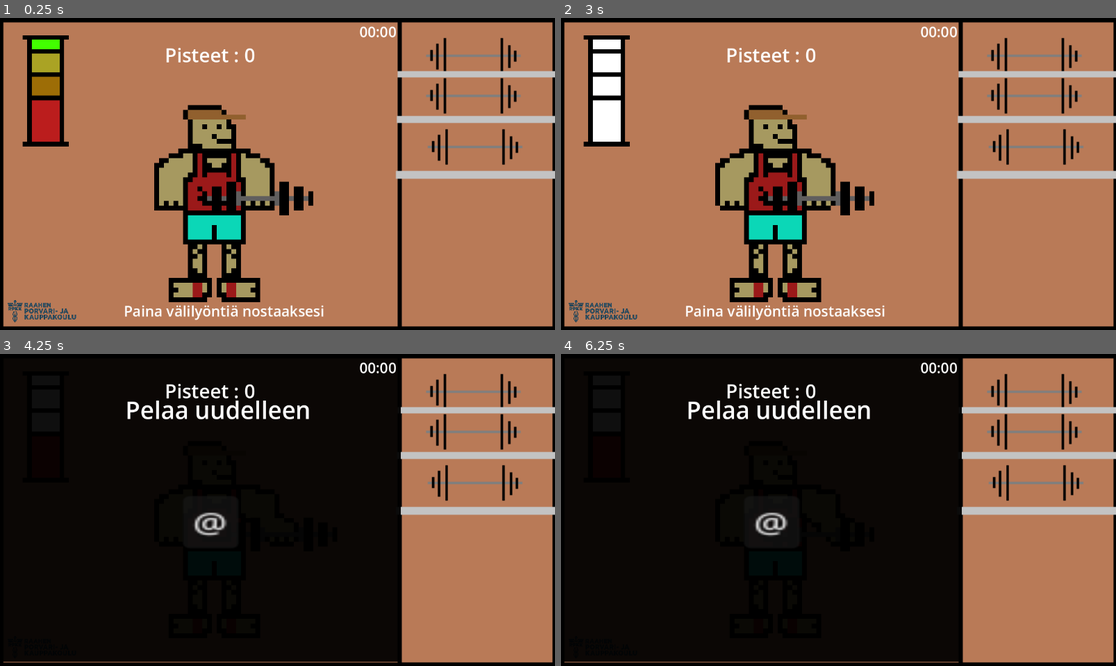
Above: before the commit, frames 1-4 (two rows, left to right).
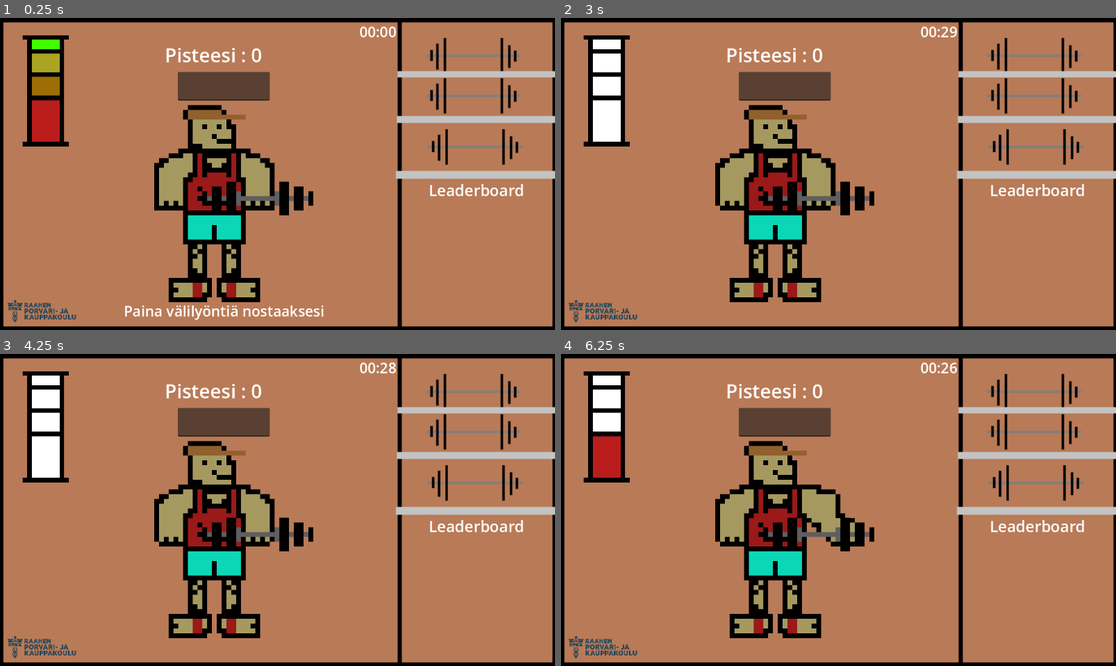
Above: after the commit, the same moments.

Repository: hiekkas/SaliPeli
Game: Godot game, scene res://Peliaa/tausta.tscn
Two runs of this game, one before a commit and one after it. Both use one fixed random seed, a clock stepped at 60 frames per second and the inputs below. Before the commit the project starts from res://tausta.tscn.
Inputs (mouse positions are in pixels of both pictures, inside the frame that each line leads up to):
- Up to frame 1 (0.25 s): no input
- Up to frame 2 (3 s): click (788, 314) at 0.5 s; click (788, 314) at 1.25 s; click (788, 314) at 2 s; hold Space (Nosto) from 2.78 s (still down)
- Up to frame 3 (4.25 s): tap Enter at 3.5 s; release Space (Nosto) at 3.53 s; tap Space (Nosto) at 3.6 s
- Up to frame 4 (6.25 s): click (771, 522) at 4.25 s, where only the run before the commit has a clickable "@"; hold Space (Nosto) 5.03-5.78 s; tap Space (Nosto) at 5.85 s

The runs differ from the first frame. In frame 1, 2.0% of the frame differs, in the area x 32-95%, y 9-58%; in frame 2, 2.6%; in frame 3, 65%, in the area x 0-95%, y 1-99%; in frame 4, 65%.

Commit message:
Päivitetty (Puuttuu highscore)

Diff:
--- a/Control.gd
+++ b/Peliaa/Control.gd
@@ -1,7 +1,10 @@
 extends Control
+
 @onready var Vbox = $UII/VBoxContainer
 @onready var color = $ColorRect
 @onready var väli = $"../Points Text/Label"
+
+
 signal gameover
 
 func show_gameover():
@@ -9,13 +12,11 @@
 	$ColorRect.show()
 
 func _on_button_pressed():
-
 	emit_signal("gameover")
 	get_tree().reload_current_scene()
 	Vbox.hide()
 	color.hide()
 
-
 func _on_timo_timeout():
 	Vbox.show()
 	color.show()
--- a/Points Text.gd
+++ b/Peliaa/Points Text.gd
@@ -1,6 +1,7 @@
 extends CanvasLayer
+
 
 var NostoPiste = 0
 
 func _ready():
-	$Points.text = "Pisteet : 0"
+	$Points.text = "Pisteesi : 0"
--- /dev/null
+++ b/Peliaa/SaveData.gd
@@ -0,0 +1,16 @@
+class_name SaveData extends Resource
+
+@export var high_score:int = 0
+
+const SAVE_PATH:String = "user://Salipeli_highscore_juttu.tres"
+
+func save() ->void:
+	ResourceSaver.save(self, SAVE_PATH)
+
+static func load_or_create() -> SaveData:
+	var res:SaveData
+	if FileAccess.file_exists(SAVE_PATH):
+		res = load(SAVE_PATH) as SaveData
+	else:
+		res = SaveData.new()
+	return res
--- /dev/null
+++ b/Peliaa/Ukkeli Salilla.gd
@@ -0,0 +1,68 @@
+extends Sprite2D
+
+@onready var animation_player = $AnimationPlayer
+@onready var texture_button = $"../TextureButton"
+@onready var timerlabel = $"../TIMO/Label"
+@onready var timer = $"../TIMO"
+@onready var Pistelabel = $"../Points Text/Points"
+@onready var control = $"../Control"
+@onready var Painalabel = $"../Points Text/Label"
+
+@onready var vaikeusaste = 2
+@onready var pisteet = 0
+@onready var tausta = $".."
+
+var aika = false
+var timeron = false
+var klick = 0
+
+signal gameovertime
+
+func _ready():
+	process_mode = Node.PROCESS_MODE_PAUSABLE
+	Pistelabel.text =str(pisteet)
+	animation_player.play("Idle")
+	#var high_score:int = tausta.save_data.high_score
+
+
+
+func _on_texture_button_pressed():
+	klick += 1
+	Painalabel.hide()
+	if aika == false:
+		if Input.is_action_pressed("Nosto") && klick <= 1 * vaikeusaste:
+			animation_player.play("Sali1")
+			emit_signal("gameovertime")
+		if Input.is_action_pressed("Nosto") && klick == 2 * vaikeusaste:
+			animation_player.play("Sali2")
+
+		if Input.is_action_pressed("Nosto") && klick == 3 * vaikeusaste:
+			animation_player.play("Sali3")
+
+		if Input.is_action_pressed("Nosto") && klick == 4 * vaikeusaste:
+			animation_player.play("Sali4")
+
+		if Input.is_action_pressed("Nosto") && klick == 5 * vaikeusaste:
+			animation_player.play("Sali5")
+
+		if Input.is_action_pressed("Nosto") && klick == 6 * vaikeusaste:
+			klick = 0
+			pisteet += 1
+			Pistelabel.text = "Pisteesi : " + str(pisteet)
+			if vaikeusaste <= 3:
+				vaikeusaste += 1
+
+func time_left_to_play():
+	var time_left = timer.time_left
+	var minute = floor(time_left / 60)
+	var second = int(time_left) % 60
+	return [minute, second]
+
+func _process(delta):
+	timerlabel.text = "%02d:%02d" % time_left_to_play()
+	if timeron == false and Input.is_action_pressed("Nosto"):
+		timeron = true
+		timer.start()
+
+func _on_timo_timeout():
+	aika = true
--- /dev/null
+++ b/Peliaa/tausta.gd
@@ -0,0 +1,9 @@
+extends Node2D
+
+var save_data:SaveData
+
+func _on_ukkeli_salilla_time():
+	$Control.show_gameover()
+
+func _ready():
+	save_data = SaveData.load_or_create()
--- a/tausta.tscn
+++ b/Peliaa/tausta.tscn
@@ -1,24 +1,24 @@
-[gd_scene load_steps=31 format=3 uid="uid://grws2xp23do6"]
-
-[ext_resource type="Script" path="res://tausta.gd" id="1_7ml2h"]
-[ext_resource type="Texture2D" uid="uid://cnus2ngodh2bh" path="res://Kuvat/Sali.png" id="1_sp1qs"]
-[ext_resource type="Texture2D" uid="uid://cbx8ch4pap50q" path="res://Kuvat/Idle 1.png" id="3_1vhkl"]
-[ext_resource type="Script" path="res://Ukkeli Salilla.gd" id="4_tt3rb"]
-[ext_resource type="Texture2D" uid="uid://ttugughso8kl" path="res://Kuvat/Idle 2.png" id="5_4vw61"]
-[ext_resource type="Texture2D" uid="uid://da1entnekk84p" path="res://Kuvat/Paino.png" id="6_d5awo"]
-[ext_resource type="Texture2D" uid="uid://c171m727xcxsj" path="res://Kuvat/Painon nosto 1.png" id="6_g5135"]
-[ext_resource type="Texture2D" uid="uid://cvvj2hd41161m" path="res://Kuvat/Painon nosto 2.png" id="7_7qprb"]
-[ext_resource type="Script" path="res://Points Text.gd" id="7_elu2d"]
-[ext_resource type="Texture2D" uid="uid://c4t0vmy7yr3ph" path="res://Kuvat/Painon nosto 3.png" id="8_giege"]
-[ext_resource type="Texture2D" uid="uid://d2fkvphmovu40" path="res://Kuvat/Painon nosto 4.png" id="9_fo2px"]
-[ext_resource type="Texture2D" uid="uid://cv5lyg0d6kv11" path="res://Kuvat/25.png" id="10_b8wfb"]
-[ext_resource type="Texture2D" uid="uid://5xabyxd4i1hv" path="res://Kuvat/Painon nosto 5.png" id="10_swjd5"]
-[ext_resource type="Texture2D" uid="uid://c5pwoaylimner" path="res://Kuvat/50.png" id="12_qrrif"]
-[ext_resource type="Texture2D" uid="uid://dkevkbhooam26" path="res://Kuvat/75.png" id="14_ab03q"]
-[ext_resource type="Texture2D" uid="uid://dr6a2tp485ity" path="res://Kuvat/0.png" id="14_y7s54"]
-[ext_resource type="Texture2D" uid="uid://iscjxtcyrxfg" path="res://Kuvat/Rpkk_logo-removebg-preview.png" id="15_dnp6c"]
-[ext_resource type="Texture2D" uid="uid://bc1my3dyvatst" path="res://Kuvat/Full.png" id="15_nf6xe"]
-[ext_resource type="Script" path="res://Control.gd" id="18_tqwtd"]
+[gd_scene load_steps=33 format=3 uid="uid://grws2xp23do6"]
+
+[ext_resource type="Script" path="res://Peliaa/tausta.gd" id="1_ti18t"]
+[ext_resource type="Texture2D" uid="uid://cnus2ngodh2bh" path="res://Kuvat/Sali.png" id="2_4gc2d"]
+[ext_resource type="Texture2D" uid="uid://cbx8ch4pap50q" path="res://Kuvat/Idle 1.png" id="3_ryghv"]
+[ext_resource type="Script" path="res://Peliaa/Ukkeli Salilla.gd" id="4_opxds"]
+[ext_resource type="Texture2D" uid="uid://ttugughso8kl" path="res://Kuvat/Idle 2.png" id="5_decau"]
+[ext_resource type="Texture2D" uid="uid://c171m727xcxsj" path="res://Kuvat/Painon nosto 1.png" id="6_pku4w"]
+[ext_resource type="Texture2D" uid="uid://dr6a2tp485ity" path="res://Kuvat/0.png" id="7_pwum8"]
+[ext_resource type="Texture2D" uid="uid://cvvj2hd41161m" path="res://Kuvat/Painon nosto 2.png" id="8_pmidn"]
+[ext_resource type="Texture2D" uid="uid://cv5lyg0d6kv11" path="res://Kuvat/25.png" id="9_buoaf"]
+[ext_resource type="Texture2D" uid="uid://c4t0vmy7yr3ph" path="res://Kuvat/Painon nosto 3.png" id="10_2famg"]
+[ext_resource type="Texture2D" uid="uid://c5pwoaylimner" path="res://Kuvat/50.png" id="11_bi4wt"]
+[ext_resource type="Texture2D" uid="uid://d2fkvphmovu40" path="res://Kuvat/Painon nosto 4.png" id="12_76hxt"]
+[ext_resource type="Texture2D" uid="uid://dkevkbhooam26" path="res://Kuvat/75.png" id="13_6cvaj"]
+[ext_resource type="Texture2D" uid="uid://5xabyxd4i1hv" path="res://Kuvat/Painon nosto 5.png" id="14_jphhx"]
+[ext_resource type="Texture2D" uid="uid://bc1my3dyvatst" path="res://Kuvat/Full.png" id="15_lmig1"]
+[ext_resource type="Texture2D" uid="uid://da1entnekk84p" path="res://Kuvat/Paino.png" id="16_eqh7o"]
+[ext_resource type="Script" path="res://Peliaa/Points Text.gd" id="17_3ch40"]
+[ext_resource type="Texture2D" uid="uid://iscjxtcyrxfg" path="res://Kuvat/Rpkk_logo-removebg-preview.png" id="18_8kvmi"]
+[ext_resource type="Script" path="res://Peliaa/Control.gd" id="19_dbmxv"]
 
 [sub_resource type="Animation" id="Animation_yjtoj"]
 resource_name = "Idle"
@@ -307,8 +307,16 @@
 
 [sub_resource type="Theme" id="Theme_q846e"]
 
+[sub_resource type="InputEventKey" id="InputEventKey_1q00b"]
+device = -1
+keycode = 82
+unicode = 114
+
+[sub_resource type="Shortcut" id="Shortcut_uxafh"]
+events = [SubResource("InputEventKey_1q00b")]
+
 [node name="Tausta" type="Node2D"]
-script = ExtResource("1_7ml2h")
+script = ExtResource("1_ti18t")
 
 [node name="ColorRect" type="ColorRect" parent="."]
 offset_right = 1152.0
@@ -318,15 +326,15 @@
 [node name="Tausta png" type="Sprite2D" parent="."]
 position = Vector2(0, 1)
 scale = Vector2(1.73756, 1.63198)
-texture = ExtResource("1_sp1qs")
+texture = ExtResource("2_4gc2d")
 centered = false
 
 [node name="ukkeli salilla" type="Sprite2D" parent="."]
 texture_filter = 1
 position = Vector2(600, 500)
 scale = Vector2(10, 9.96875)
-texture = ExtResource("3_1vhkl")
-script = ExtResource("4_tt3rb")
+texture = ExtResource("3_ryghv")
+script = ExtResource("4_opxds")
 
 [node name="AnimationPlayer" type="AnimationPlayer" parent="ukkeli salilla"]
 libraries = {
@@ -337,11 +345,11 @@
 texture_filter = 1
 position = Vector2(560, 390)
 scale = Vector2(10, 10)
-texture = ExtResource("6_d5awo")
+texture = ExtResource("16_eqh7o")
 offset = Vector2(0, -1)
 
 [node name="Points Text" type="CanvasLayer" parent="."]
-script = ExtResource("7_elu2d")
+script = ExtResource("17_3ch40")
 
 [node name="Points" type="Label" parent="Points Text"]
 anchors_preset = -1
@@ -354,7 +362,7 @@
 offset_right = 395.368
 offset_bottom = 40.496
 theme_override_font_sizes/font_size = 40
-text = "Pisteet : 0"
+text = "Pisteesi : 0"
 horizontal_alignment = 1
 vertical_alignment = 1
 
@@ -377,15 +385,16 @@
 texture_filter = 1
 position = Vector2(86.537, 609)
 scale = Vector2(0.345215, 0.377049)
-texture = ExtResource("15_dnp6c")
+texture = ExtResource("18_8kvmi")
 
 [node name="Bar" type="Sprite2D" parent="."]
 texture_filter = 1
 position = Vector2(114, 132)
 scale = Vector2(9.625, 9.625)
-texture = ExtResource("15_nf6xe")
+texture = ExtResource("15_lmig1")
 
 [node name="TIMO" type="Timer" parent="."]
+wait_time = 30.0
 one_shot = true
 
 [node name="Label" type="Label" parent="TIMO"]
@@ -404,45 +413,7 @@
 offset_right = 296.0
 offset_bottom = 51.0
 scale = Vector2(10.4554, 15.7605)
-script = ExtResource("18_tqwtd")
-
-[node name="UII" type="CanvasLayer" parent="Control"]
-
-[node name="VBoxContainer" type="VBoxContainer" parent="Control/UII"]
-visible = false
-anchors_preset = 8
-anchor_left = 0.5
-anchor_top = 0.5
-anchor_right = 0.5
-anchor_bottom = 0.5
-offset_left = -331.0
-offset_top = -243.0
-offset_right = 85.0
-offset_bottom = -147.0
-grow_horizontal = 2
-grow_vertical = 2
-
-[node name="Teksti" type="Label" parent="Control/UII/VBoxContainer"]
-layout_mode = 2
-theme_override_font_sizes/font_size = 50
-text = "Pelaa uudelleen"
-horizontal_alignment = 1
-vertical_alignment = 1
-
-[node name="Restart" type="Label" parent="Control/UII/VBoxContainer"]
-layout_mode = 2
-horizontal_alignment = 1
-vertical_alignment = 1
-
-[node name="Button" type="Button" parent="Control/UII/VBoxContainer/Restart"]
-layout_mode = 0
-offset_left = 135.0
-offset_top = 141.0
-offset_right = 158.0
-offset_bottom = 172.0
-scale = Vector2(5, 3.5)
-text = "@"
-icon_alignment = 1
+script = ExtResource("19_dbmxv")
 
 [node name="ColorRect" type="ColorRect" parent="Control"]
 visible = false
@@ -454,14 +425,79 @@
 offset_left = -24.0067
 offset_top = -0.507597
 offset_right = -24.0067
-offset_bottom = -0.507595
+offset_bottom = -0.507591
 grow_horizontal = 2
 grow_vertical = 2
 scale = Vector2(1.97668, 1.02105)
 theme = SubResource("Theme_q846e")
 color = Color(0, 0, 0, 0.941176)
 
+[node name="UII" type="CanvasLayer" parent="Control"]
+
+[node name="VBoxContainer" type="VBoxContainer" parent="Control/UII"]
+visible = false
+anchors_preset = 8
+anchor_left = 0.5
+anchor_top = 0.5
+anchor_right = 0.5
+anchor_bottom = 0.5
+offset_left = -341.0
+offset_top = -92.0
+offset_right = 75.0
+offset_bottom = 4.0
+grow_horizontal = 2
+grow_vertical = 2
+
+[node name="Teksti" type="Label" parent="Control/UII/VBoxContainer"]
+layout_mode = 2
+theme_override_font_sizes/font_size = 20
+text = "Pelaa uudelleen"
+horizontal_alignment = 1
+vertical_alignment = 3
+
+[node name="Restart" type="Label" parent="Control/UII/VBoxContainer"]
+layout_mode = 2
+horizontal_alignment = 1
+vertical_alignment = 1
+
+[node name="Button" type="Button" parent="Control/UII/VBoxContainer/Restart"]
+layout_mode = 0
+offset_left = 150.0
+offset_right = 173.0
+offset_bottom = 31.0
+scale = Vector2(5, 3.5)
+shortcut = SubResource("Shortcut_uxafh")
+text = "@"
+icon_alignment = 1
+
+[node name="Leaderboard" type="Control" parent="."]
+layout_mode = 3
+anchors_preset = 0
+offset_right = 40.0
+offset_bottom = 40.0
+
+[node name="HTTPRequest" type="HTTPRequest" parent="Leaderboard"]
+
+[node name="Leaderborad" type="Label" parent="Leaderboard"]
+texture_filter = 1
+layout_mode = 0
+offset_left = 890.0
+offset_top = 335.0
+offset_right = 1089.0
+offset_bottom = 380.0
+theme_override_font_sizes/font_size = 32
+text = "Leaderboard"
+
+[node name="LineEdit" type="LineEdit" parent="Leaderboard"]
+layout_mode = 0
+offset_left = 369.0
+offset_top = 112.0
+offset_right = 560.0
+offset_bottom = 172.0
+
 [connection signal="animation_finished" from="ukkeli salilla/AnimationPlayer" to="ukkeli salilla" method="_on_animation_player_animation_finished"]
 [connection signal="pressed" from="TextureButton" to="ukkeli salilla" method="_on_texture_button_pressed"]
+[connection signal="timeout" from="TIMO" to="ukkeli salilla" method="_on_timo_timeout"]
 [connection signal="timeout" from="TIMO" to="Control" method="_on_timo_timeout"]
+[connection signal="pressed" from="Control/UII/VBoxContainer/Restart/Button" to="." method="_on_button_pressed"]
 [connection signal="pressed" from="Control/UII/VBoxContainer/Restart/Button" to="Control" method="_on_button_pressed"]
--- a/Ukkeli Salilla.gd
+++ /dev/null
@@ -1,53 +0,0 @@
-extends Sprite2D
-
-@onready var animation_player = $AnimationPlayer
-@onready var texture_button = $"../TextureButton"
-@onready var timerlabel = $"../TIMO/Label"
-@onready var timer = $"../TIMO"
-@onready var label = $"../Points Text/Points"
-@onready var pisteet = 0
-
-signal gameovertime
-
-@onready var vaikeusaste = 1
-var timeron = false
-var klick = 0
-
-func _ready():
-	label.text =str(pisteet)
-	animation_player.play("Idle")
-
-func _on_texture_button_pressed():
-	klick += 1
-	if Input.is_action_pressed("Nosto") && klick <= 1 * vaikeusaste:
-		animation_player.play("Sali1")
-		emit_signal("gameovertime")
-	if Input.is_action_pressed("Nosto") && klick == 2 * vaikeusaste:
-		animation_player.play("Sali2")
-
-	if Input.is_action_pressed("Nosto") && klick == 3 * vaikeusaste:
-		animation_player.play("Sali3")
-
-	if Input.is_action_pressed("Nosto") && klick == 4 * vaikeusaste:
-		animation_player.play("Sali4")
-
-	if Input.is_action_pressed("Nosto") && klick == 5 * vaikeusaste:
-		animation_player.play("Sali5")
-
-	if Input.is_action_pressed("Nosto") && klick == 6 * vaikeusaste:
-		klick = 0
-		pisteet += 1
-		vaikeusaste += 1
-		label.text = "Pisteet : " + str(pisteet)
-
-func time_left_to_play():
-	var time_left = timer.time_left
-	var minute = floor(time_left / 60)
-	var second = int(time_left) % 60
-	return [minute, second]
-
-func _process(delta):
-	timerlabel.text = "%02d:%02d" % time_left_to_play()
-	if timeron == false and Input.is_action_pressed("Nosto"):
-		timeron = true
-		timer.start()
--- a/project.godot
+++ b/project.godot
@@ -11,9 +11,9 @@
 [application]
 
 config/name="moikdezrsgn"
-run/main_scene="res://tausta.tscn"
+run/main_scene="res://Peliaa/tausta.tscn"
 config/features=PackedStringArray("4.2", "Mobile")
-config/icon="res://icon.svg"
+config/icon="res://Kuvat/icon.svg"
 
 [input]
 
@@ -22,6 +22,11 @@
 "events": [Object(InputEventKey,"resource_local_to_scene":false,"resource_name":"","device":-1,"window_id":0,"alt_pressed":false,"shift_pressed":false,"ctrl_pressed":false,"meta_pressed":false,"pressed":false,"keycode":0,"physical_keycode":32,"key_label":0,"unicode":32,"echo":false,"script":null)
 ]
 }
+Resume={
+"deadzone": 0.5,
+"events": [Object(InputEventKey,"resource_local_to_scene":false,"resource_name":"","device":-1,"window_id":0,"alt_pressed":false,"shift_pressed":false,"ctrl_pressed":false,"meta_pressed":false,"pressed":false,"keycode":0,"physical_keycode":82,"key_label":0,"unicode":114,"echo":false,"script":null)
+]
+}
 
 [rendering]
 
--- a/tausta.gd
+++ /dev/null
@@ -1,4 +0,0 @@
-extends Node2D
-
-func _on_ukkeli_salilla_time():
-	$Control.show_gameover()
Renamed: SaliPeli/icon.svg -> Kuvat/icon.svg
Not shown, changed: Kuvat/icon.svg.import
Renamed: SaliPeli/TextureButton.gd -> Peliaa/TextureButton.gd
Renamed: UII.gd -> Peliaa/UII.gd
Not shown: 11 places in Peliaa/tausta.tscn that only renumber resources
Not shown, added: export_presets.cfg
Not shown, added: Peliaa/README.md
